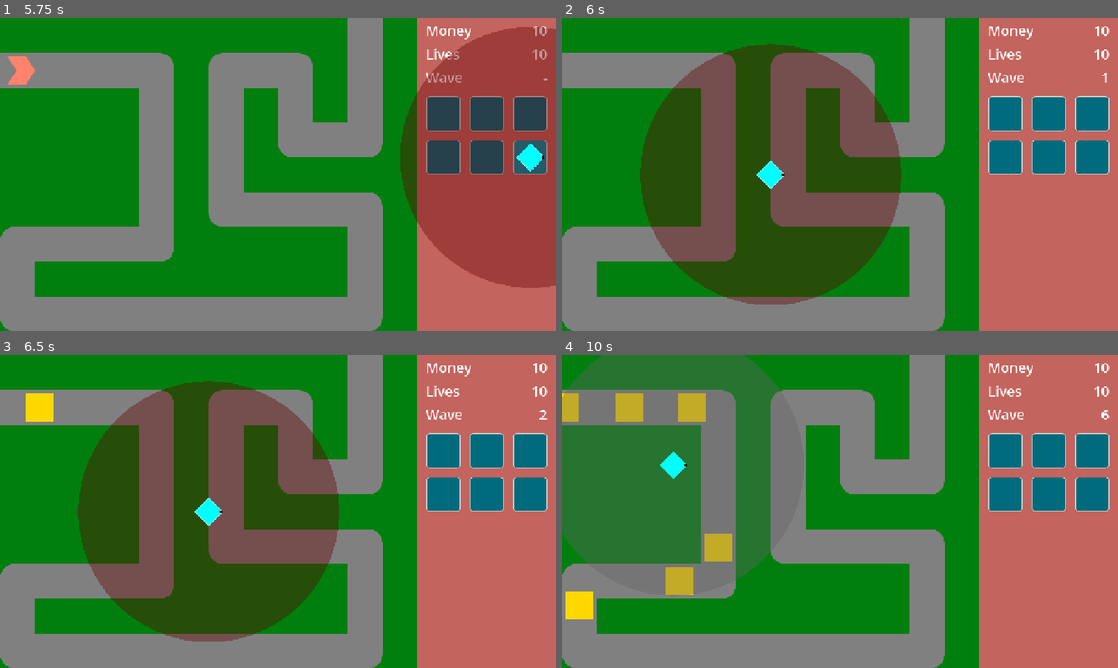
Above: before the commit, frames 1-4 (two rows, left to right).
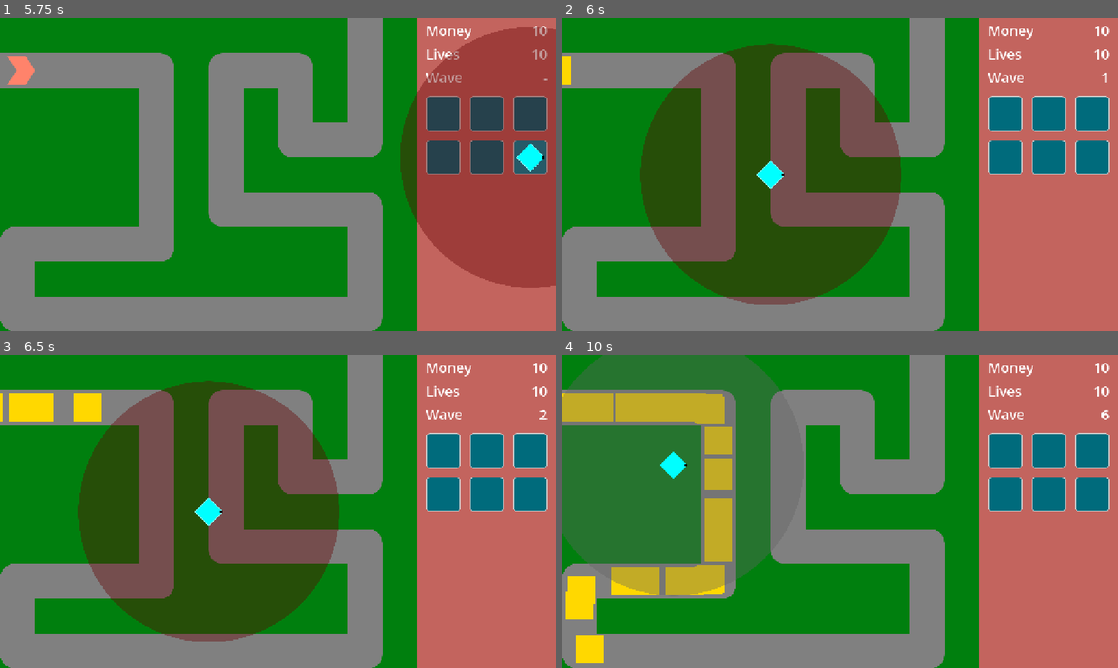
Above: after the commit, the same moments.

Repository: phrasmotica/godot-tower-defence
Game: Godot game, scene res://scenes/game.tscn
Two runs of this game, one before a commit and one after it. Both use one fixed random seed, a clock stepped at 60 frames per second and the inputs below.
Inputs (mouse positions are in pixels of both pictures, inside the frame that each line leads up to):
- Up to frame 1 (5.75 s): click "Play path 0" at 0.5 s; click (444, 115) at 1.25 s; click (489, 115) at 2 s; click (528, 115) at 2.75 s; click (444, 155) at 3.5 s; click (489, 155) at 4.25 s; click (528, 155) at 5 s
- Up to frame 2 (6 s): tap Enter (ui_accept) at 5.75 s; move the mouse to (773, 174) at 5.77 s; hold Shift (fast_forward) from 5.78 s (still down); tap . (next_tower) at 5.85 s; click (773, 174) at 5.92 s
- Up to frame 3 (6.5 s): keep holding Shift (fast_forward); tap Enter (ui_accept) at 6.02 s
- Up to frame 4 (10 s): move the mouse to (767, 511) at 6.52 s; release Shift (fast_forward) at 6.53 s; tap , (previous_tower) at 6.6, 8.1, 9.6 s; click (767, 511) at 6.67 s; tap Enter (ui_accept) at 6.77, 8.27, 9.02, 9.77 s; move the mouse to (895, 442) at 7.27 s; hold Shift (fast_forward) 7.28-8.78 s; tap . (next_tower) at 7.35, 8.85 s; move the mouse to (812, 574) at 8.02 s; click (812, 574) at 8.17 s; move the mouse to (1006, 558) at 8.77 s; move the mouse to (673, 464) at 9.52 s

Frame 1 is identical in both runs. In frame 2, 0.1% of the frame differs, in the area x 0-2%, y 12-22%; in frame 3, 0.8%; in frame 4, 5.0%, in the area x 1-31%, y 12-99%.

Commit message:
Fix bug in wave factory

Diff:
--- a/scenes/autoloads/waves_manager/wave_factory.gd
+++ b/scenes/autoloads/waves_manager/wave_factory.gd
@@ -21,7 +21,7 @@
 
 	var wave := _wave_collection.get_wave(_current_index)
 
-	if wave != null:
+	if wave == null:
 		wave = Wave.new()
 
 		var is_boss_wave := _is_boss_wave()
